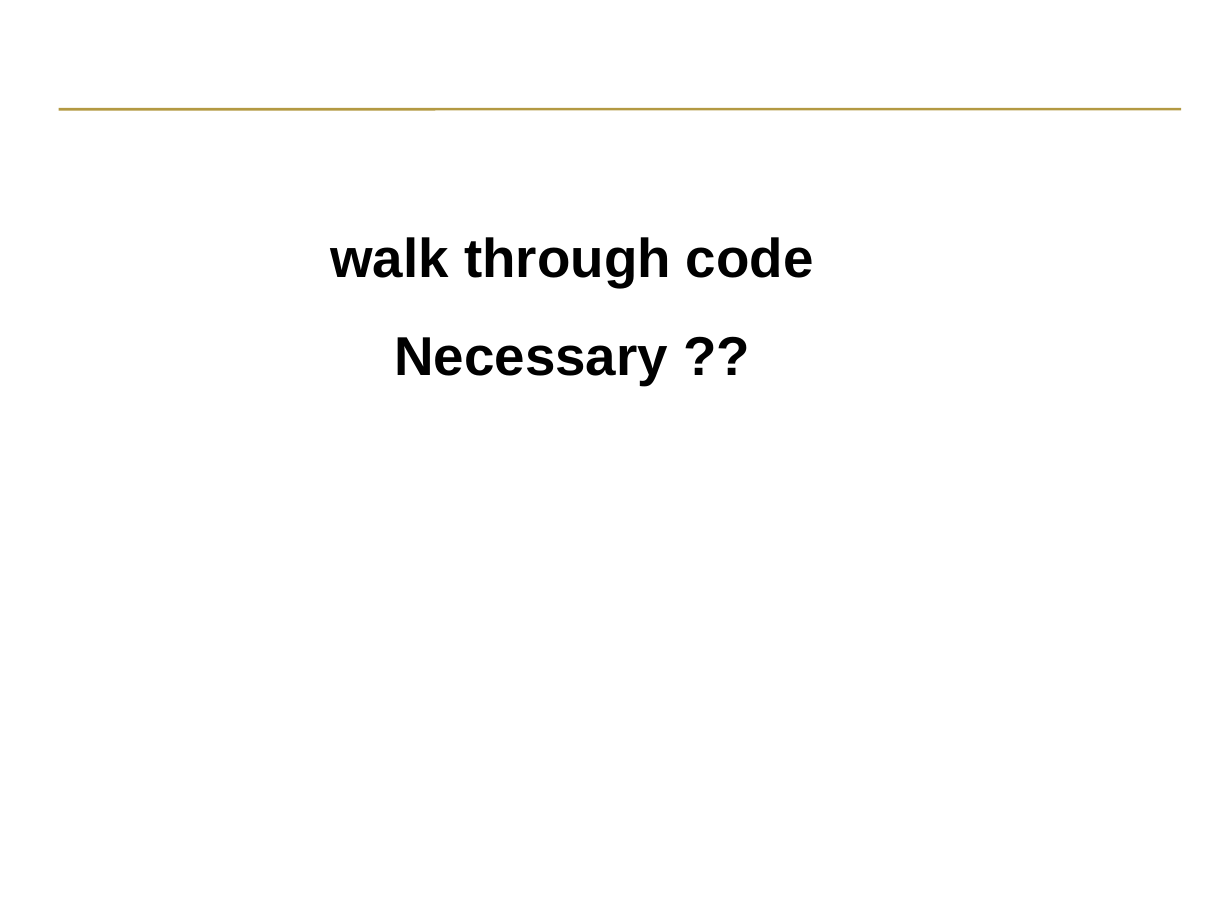
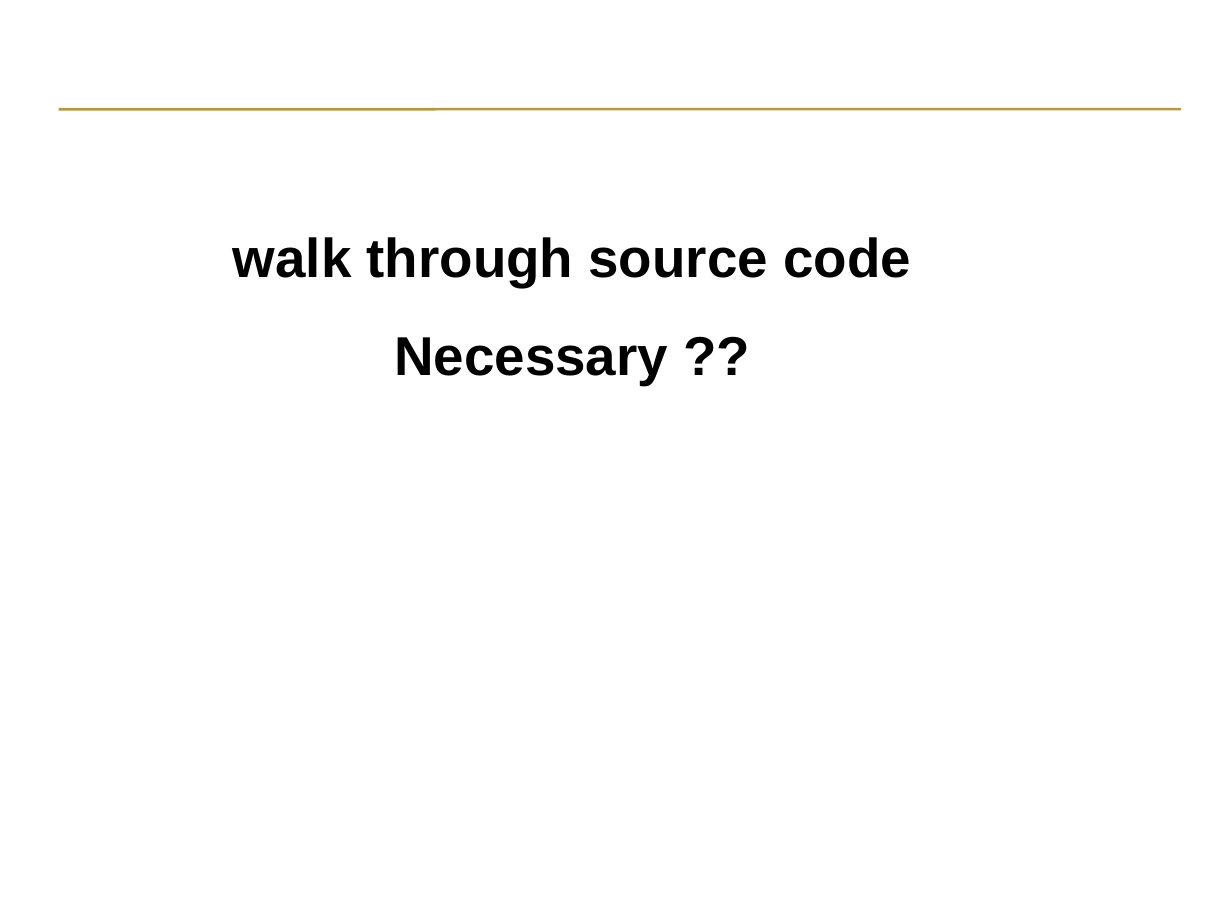
Before and after one commit to ESP-rCommunity/ESPrExtras, a slide deck: slide 36 of training/NRCan_course_materials/trnsys_coupling/trnsys_coupling.ppt. Drawn at 1232x924 pixels with LibreOffice and Linux fonts; fonts in the diff are those of the drawing. Boxes give left, top, right and bottom in pixels: in the first picture for what was removed or moved away, otherwise in the second. Text is boxed around its words. In the diff, an @@ line names an element or a change of style, - is before the commit and + after.

Commit message:
Small changes on the ppt file.

```diff
--- a/training/NRCan_course_materials/trnsys_coupling/trnsys_coupling.ppt
+++ b/training/NRCan_course_materials/trnsys_coupling/trnsys_coupling.ppt
@@ text at box(233, 237, 911, 287): text changed @@
-walk through code
+walk through source code
```
Also in this commit, not shown: 2 other slides changed.
